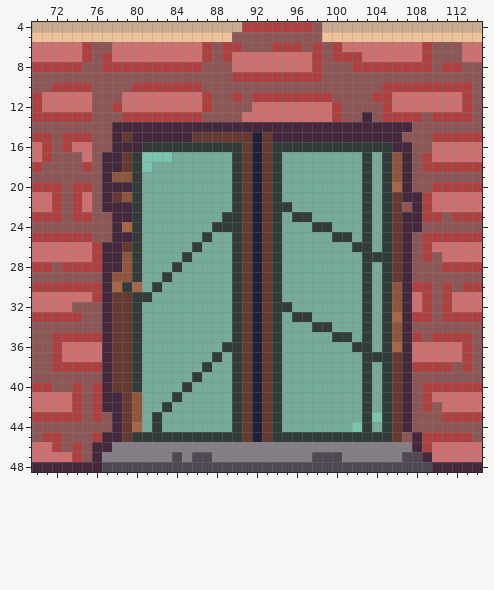
Two states of a pixel-art file, design/pixel art/house-basement.aseprite. The picture above is the old version.
150x49 pixels, 1 frame. Colours within 5 levels of each other are drawn and written as one. Shown: x 70..114, y 4..48.
After:
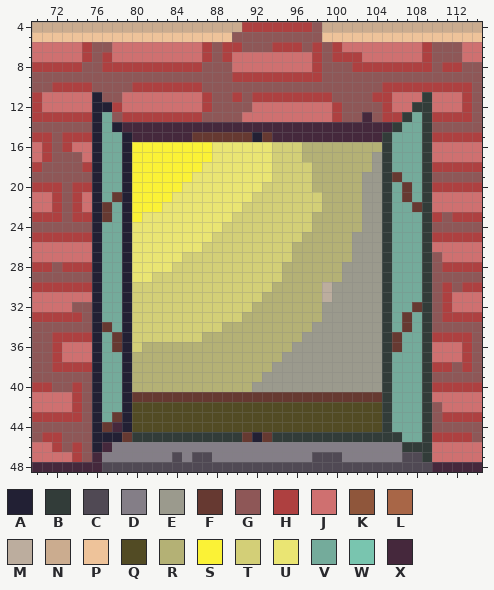
Palette (. is transparent): A #222034  B #323c39  C #504954  D #847e87  E #9b9a8d  F #663931  G #8e5757  H #ae4040  J #cf7070  K #8f563b  L #a86647  M #bcad9e  N #cbac8f  P #eec39a  Q #524b24  R #b4b175  S #fbf236  T #d3cf77  U #eae573  V #74ab9b  W #79c5af  X #45283c
Commit message: house changed after win
What changed:
layer "Close" added
layer "Open" added
layer "Layer 1" removed
Layer "Open":
y 11: x 76 G -> A; x 109 J -> B
y 12: x 76..77 GG -> AA; x 108..109 JJ -> BB
y 13: x 76..77 GG -> AV; x 107..109 HHG -> BVB
y 14: x 76..78 GGX -> AVA; x 106..109 XXGG -> BVVB
y 15: x 76..79 GGXF -> AVVA; x 105..109 XXGGG -> BVVVB
y 16: x 76..104 GGXXXBBBBBBBBBBFAFBBBBBBBBBBB -> AVVASSSSSSSSUUUUUUTTTRRRRRRRR; x 106..109 XXGG -> VVVB
y 17: x 76..104 GXXFBWWWVVVVVVBFAFBVVVVVVVVBV -> AVVASSSSSSSSUUUUUUTTTRRRRRRRE; x 106..109 KXGH -> VVVB
y 18: x 76..104 GXXFBWVVVVVVVVBFAFBVVVVVVVVBV -> AVVASSSSSSSUUUUUUUTTTTRRRRRRE; x 106..109 KXGH -> VVVB
y 19: x 76..104 GXKKBVVVVVVVVVBFAFBVVVVVVVVBV -> AVVASSSSSSUUUUUUUUTTTTRRRRREE; x 106..109 KXGG -> FVVB
y 20: x 76..104 GXXXBVVVVVVVVVBFAFBVVVVVVVVBV -> AVVASSSSSUUUUUUUUTTTTTRRRRREE; x 106..109 LXGG -> VFVB
y 21: x 76..77 GX -> AV; x 79..104 KBVVVVVVVVVBFAFBVVVVVVVVBV -> ASSSSUUUUUUUUTTTTTTTRRRREE; x 106..109 FXXH -> VFVB
y 22: x 76..104 GXXXBVVVVVVVVVBFAFBBVVVVVVVBV -> AFVASSSUUUUUUUUTTTTTTTTRRRREE; x 106..109 FGXH -> VVFB
y 23: x 76..104 GGXXBVVVVVVVVBBFAFBVBBVVVVVBV -> AFVASUUUUUUUUUTTTTTTTTRRRRREE; x 106..109 FXXH -> VVVB
y 24: x 76..104 GGXLBVVVVVVVBBBFAFBVVVBBVVVBV -> AVVAUUUUUUUUUTTTTTTTTTRRRRREE; x 106..109 FXXG -> VVVB
y 25: x 76..104 GGXXBVVVVVVBVVBFAFBVVVVVBBVBV -> AVVAUUUUUUUUTTTTTTTTTRRRRREEE; x 106..109 FXGH -> VVVB
y 26: x 76..104 HXXFBVVVVVBVVVBFAFBVVVVVVVBBV -> AVVAUUUUUUUTTTTTTTTTRRRRRREEE; x 106..109 FXGH -> VVVB
y 27: x 76..104 HXXKBVVVVBVVVVBFAFBVVVVVVVVBB -> AVVAUUUUUTTTTTTTTTTTRRRRRREEE; x 106..109 FXGH -> VVVB
y 28: x 76..104 HXXKBVVVBVVVVVBFAFBVVVVVVVVBV -> AVVAUUUUTTTTTTTTTTTRRRRRREEEE; x 106..109 FXGG -> VVVB
y 29: x 76..104 GXKKBVVBVVVVVVBFAFBVVVVVVVVBV -> AVVAUUTTTTTTTTTTTTTRRRRRREEEE; x 106..109 FXGG -> VVVB
y 30: x 76..104 HXLBLVBVVVVVVVBFAFBVVVVVVVVBV -> AVVATTTTTTTTTTTTTTRRRRRMEEEEE; x 106..109 KXHH -> VVVB
y 31: x 76..104 HXFFBBVVVVVVVVBFAFBVVVVVVVVBV -> AVVATTTTTTTTTTTTTRRRRRRMEEEEE; x 106..109 KXJH -> VVVB
y 32: x 76..104 GXFFBVVVVVVVVVBFAFBBVVVVVVVBV -> AVVATTTTTTTTTTTTRRRRRRREEEEEE; x 106..109 KXJH -> VVFB
y 33: x 76..104 GXFFBVVVVVVVVVBFAFBVBBVVVVVBV -> AVVATTTTTTTTTTTRRRRRRRREEEEEE; x 106..109 LXHH -> VFVB
y 34: x 76..104 GXFFBVVVVVVVVVBFAFBVVVBBVVVBV -> AFVATTTTTTTTTRRRRRRRRREEEEEEE; x 106..109 KXGG -> VFVB
y 35: x 76..77 HX -> AV; x 79..104 FBVVVVVVVVVBFAFBVVVVVBBVBV -> ATTTTTTTRRRRRRRRRREEEEEEEE; x 106..109 KXHG -> FVVB
y 36: x 76..77 JX -> AV; x 79..104 FBVVVVVVVVBBFAFBVVVVVVVBBV -> ATRRRRRRRRRRRRRRREEEEEEEEE; x 106..109 LXJJ -> FVVB
y 37: x 76..104 JXFFBVVVVVVVBVBFAFBVVVVVVVVBB -> AVVARRRRRRRRRRRRRRREEEEEEEEEE; x 106..109 FXJJ -> VVVB
y 38: x 76..104 HXFFBVVVVVVBVVBFAFBVVVVVVVVBV -> AVVARRRRRRRRRRRRRREEEEEEEEEEE; x 106..109 FXHH -> VVVB
y 39: x 76..104 GXFFBVVVVVBVVVBFAFBVVVVVVVVBV -> AVVARRRRRRRRRRRRREEEEEEEEEEEE; x 106..109 FXGG -> VVVB
y 40: x 76..104 HXFFBVVVVBVVVVBFAFBVVVVVVVVBV -> AVVARRRRRRRRRRRREEEEEEEEEEEEE; x 106..109 FXGH -> VVVB
y 41: x 76..90 HXXFKVVVBVVVVVB -> AVVAFFFFFFFFFFF; x 92 A -> F; x 94..104 BVVVVVVVVBV -> FFFFFFFFFFF; x 106..109 FXGH -> VVVB
y 42: x 76..104 HXXFKVVBVVVVVVBFAFBVVVVVVVVBV -> AVVAQQQQQQQQQQQQQQQQQQQQQQQQQ; x 106..109 FXGH -> VVVB
y 43: x 76..104 HGXFKVBVVVVVVVBFAFBVVVVVVVVBW -> AVFAQQQQQQQQQQQQQQQQQQQQQQQQQ; x 106..109 FXGG -> VVVB
y 44: x 76..77 GG -> AF; x 79..104 FLVBVVVVVVVBFAFBVVVVVVVWBV -> AQQQQQQQQQQQQQQQQQQQQQQQQQ; x 106..109 FXGG -> VVVB
y 45: x 76..78 HXX -> AAA; x 106..109 FGXH -> BVVB
y 46: x 76 X -> A; x 107..109 DXH -> BBB
y 47: x 109 X -> B
